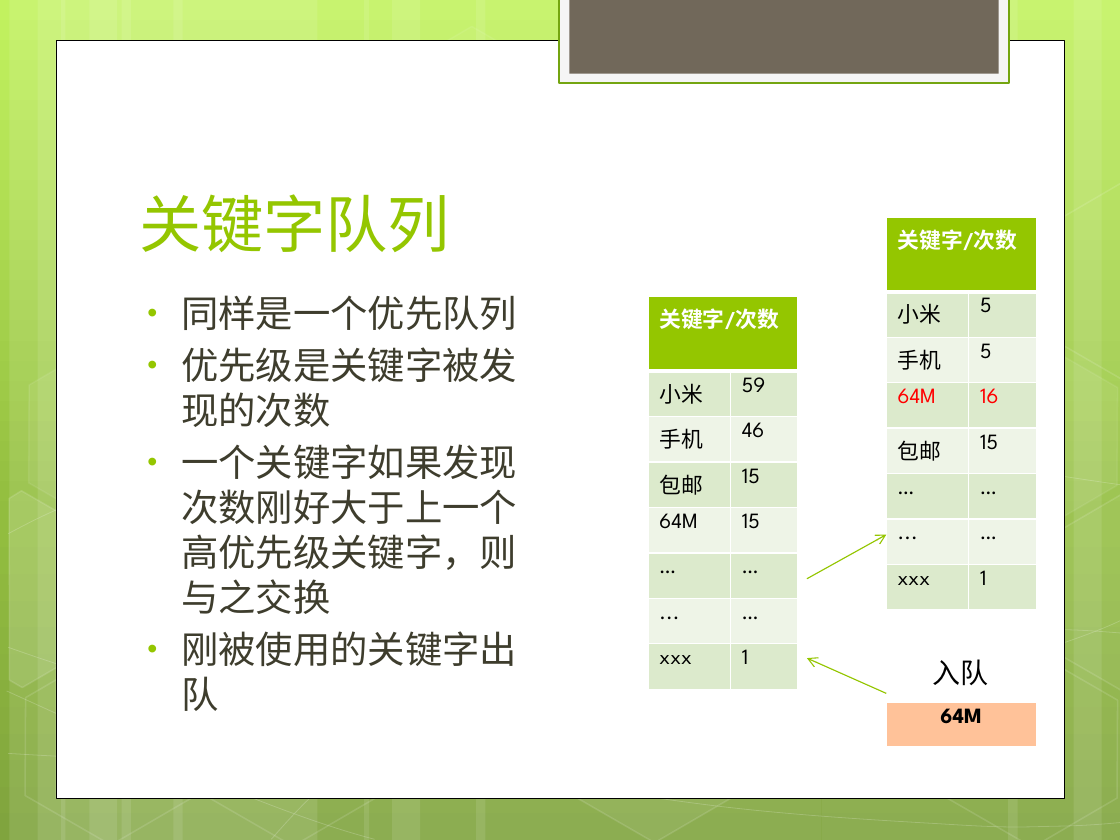
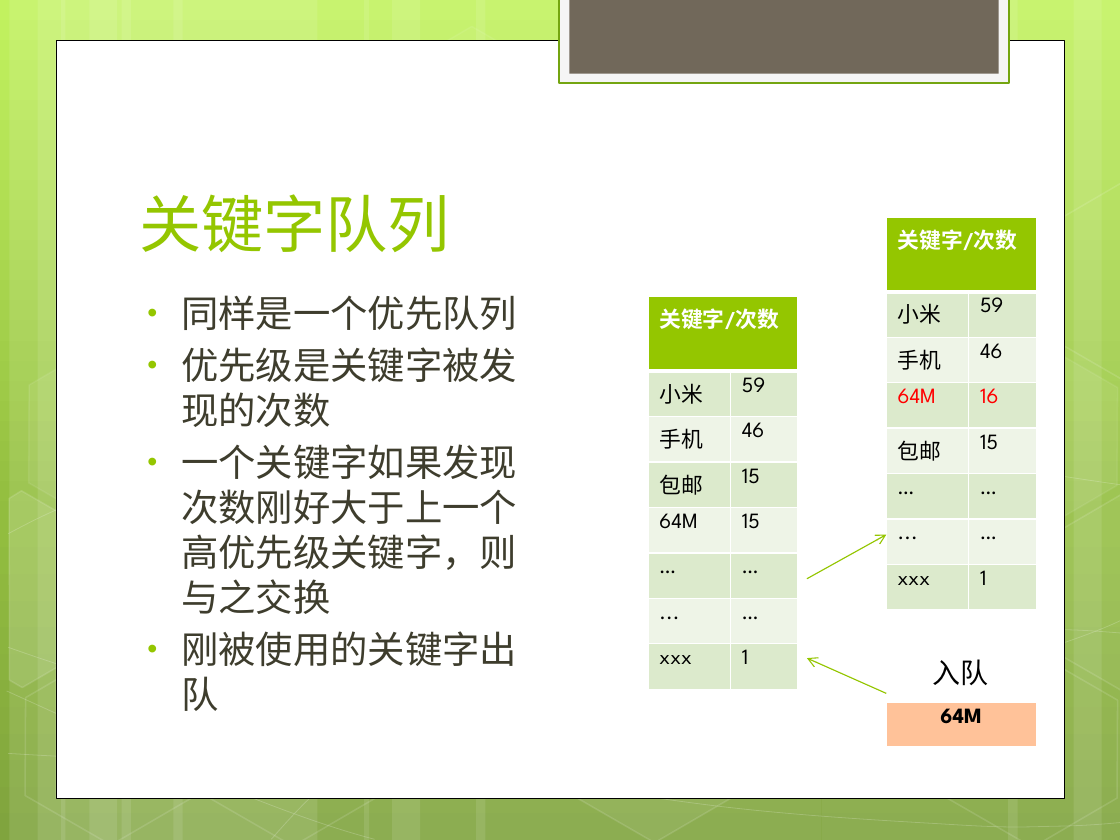
Before and after one commit to robertdoo/csc-good-sniffer, a slide deck: slide 7 of CSharp/EWorm/EWorm.Crawler/Eworm爬虫算法设计.pptx. Drawn at 1120x840 pixels with LibreOffice and Linux fonts; fonts in the diff are those of the drawing. Boxes give left, top, right and bottom in pixels: in the first picture for what was removed or moved away, otherwise in the second. Text is boxed around its words. In the diff, an @@ line names an element or a change of style, - is before the commit and + after.

```diff
--- a/CSharp/EWorm/EWorm.Crawler/Eworm爬虫算法设计.pptx
+++ b/CSharp/EWorm/EWorm.Crawler/Eworm爬虫算法设计.pptx
@@ table at (886,217,1036,589) @@
-row 2, column 2: 5
+row 2, column 2: 59
-row 3, column 2: 5
+row 3, column 2: 46
```
Also in this commit, not shown: 1 other file.
